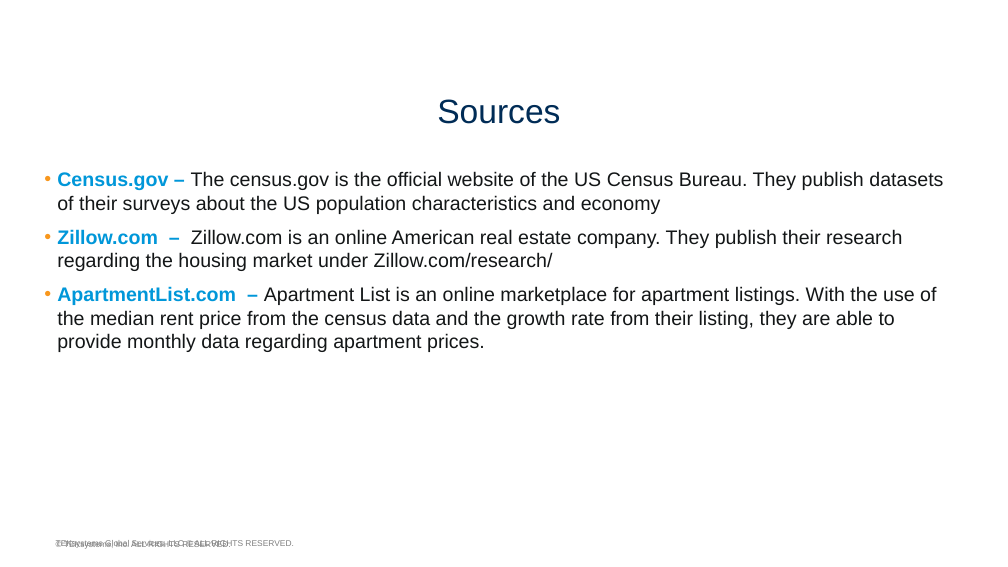
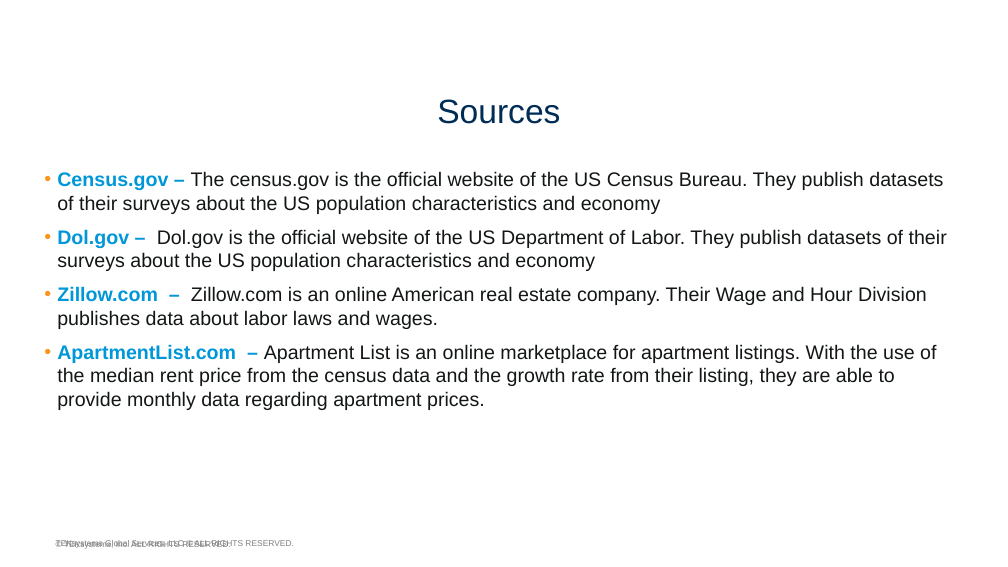
Before and after one commit to adiko-adiko/Housing-Income, a slide deck: slide 3 of TEK DA Boot Camp Capstone.pptx. Drawn at 1008x567 pixels with LibreOffice and Linux fonts; fonts in the diff are those of the drawing; background and template pictures are left out. Boxes give left, top, right and bottom in pixels: in the first picture for what was removed or moved away, otherwise in the second. Text is boxed around its words. In the diff, an @@ line names an element or a change of style, - is before the commit and + after.

```diff
--- a/TEK DA Boot Camp Capstone.pptx
+++ b/TEK DA Boot Camp Capstone.pptx
@@ text at bbox=[57, 229, 947, 329]: text changed @@
-• Zillow.com – Zillow.com is an online American real estate company. They publish their research regarding the housing market under Zillow.com/research/
+• Dol.gov – Dol.gov is the official website of the US Department of Labor. They publish datasets of their surveys about the US population characteristics and economy
+• Zillow.com – Zillow.com is an online American real estate company. Their Wage and Hour Division publishes data about labor laws and wages.
```
Also in this commit, not shown: 1 other file.
